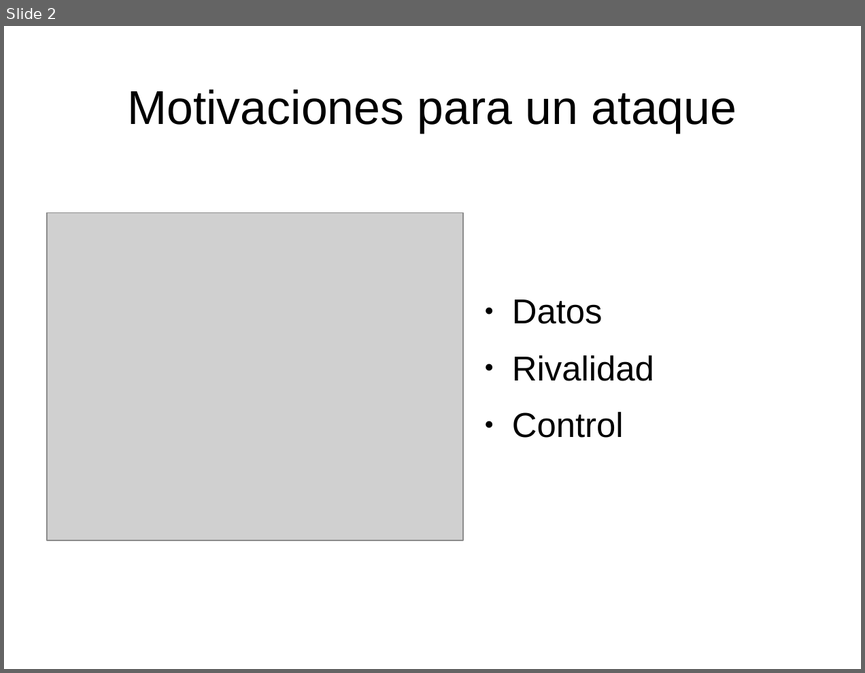
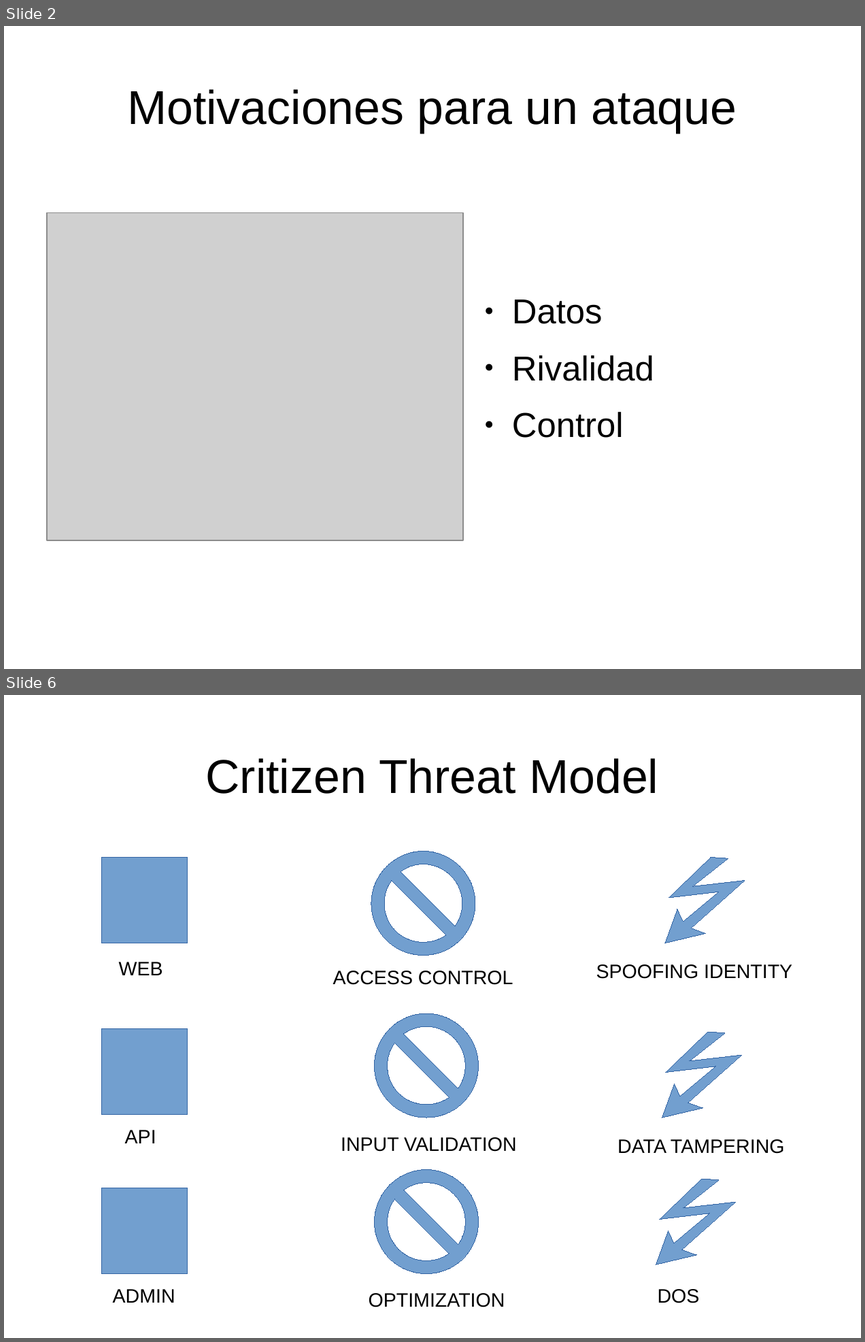
Before and after one commit to fcastillo-es/unsecure-example, a slide deck: slides/security.odp. Shown one above the other, each under a label of ours: slide 2 before the commit, slides 2 and 6 after it; the slides between them are not shown. The pictures are 865x673 and 865x1342 pixels, drawn with LibreOffice and Linux fonts; fonts in the diff are those of the drawing; grey boxes stand for pictures. Boxes give left, top, right and bottom in pixels: in the first picture for what was removed or moved away, otherwise in the second. Text is boxed around its words. In the diff, an @@ line names an element or a change of style, - is before the commit and + after.

```diff
--- a/slides/security.odp
+++ b/slides/security.odp
@@ slide 6 added at (4,695,861,1338), background #FFFFFF @@
@@ title added at (205,758,658,794), 44 pt, text #000000 @@
+Critizen Threat Model
@@ rectangle added at (102,858,188,943), fill #729FCF, outline #3465A4 0 pt @@
@@ no-entry sign added at (371,851,475,955), fill #729FCF, outline #3465A4 0 pt @@
@@ freeform shape added at (665,858,744,943), fill #729FCF, outline #3465A4 0 pt @@
@@ text added at (119,962,163,975), 18 pt, text #000000 @@
+WEB
@@ text added at (333,970,513,985), 18 pt, text #000000 @@
+ACCESS CONTROL
@@ text added at (596,964,792,979), 18 pt, text #000000 @@
+SPOOFING IDENTITY
@@ no-entry sign added at (374,1013,478,1117), fill #729FCF, outline #3465A4 0 pt @@
@@ rectangle added at (102,1029,188,1114), fill #729FCF, outline #3465A4 0 pt @@
@@ freeform shape added at (662,1032,741,1117), fill #729FCF, outline #3465A4 0 pt @@
@@ text added at (125,1130,156,1143), 18 pt, text #000000 @@
+API
@@ text added at (341,1137,517,1151), 18 pt, text #000000 @@
+INPUT VALIDATION
@@ text added at (617,1139,785,1153), 18 pt, text #000000 @@
+DATA TAMPERING
@@ no-entry sign added at (374,1169,478,1274), fill #729FCF, outline #3465A4 0 pt @@
@@ freeform shape added at (656,1178,736,1264), fill #729FCF, outline #3465A4 0 pt @@
@@ rectangle added at (102,1188,188,1274), fill #729FCF, outline #3465A4 0 pt @@
@@ text added at (113,1289,175,1302), 18 pt, text #000000 @@
+ADMIN
@@ text added at (368,1293,505,1307), 18 pt, text #000000 @@
+OPTIMIZATION
@@ text added at (657,1289,700,1303), 18 pt, text #000000 @@
+DOS
```
Also in this commit, not shown: 2 slides changed, 1 other slide added, 1 slide removed.
